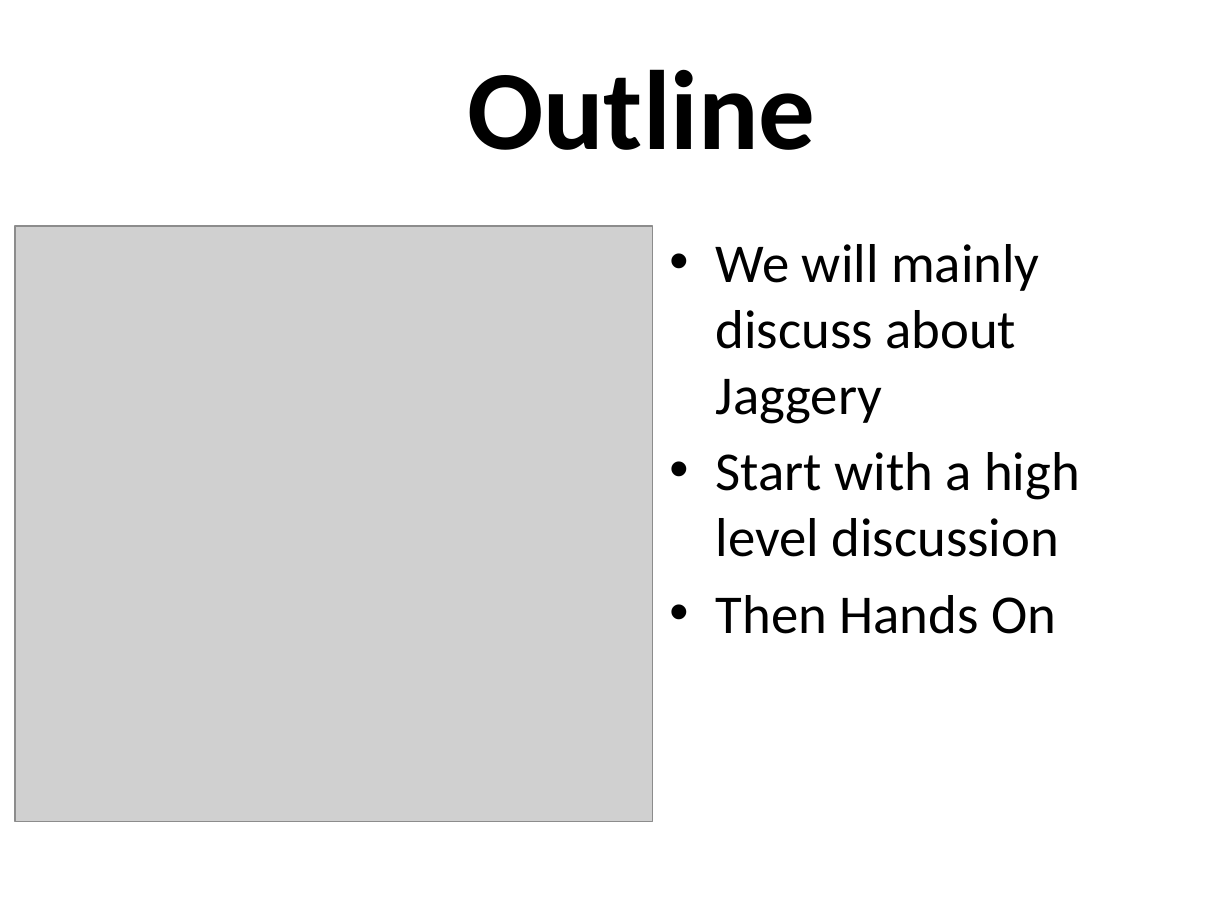
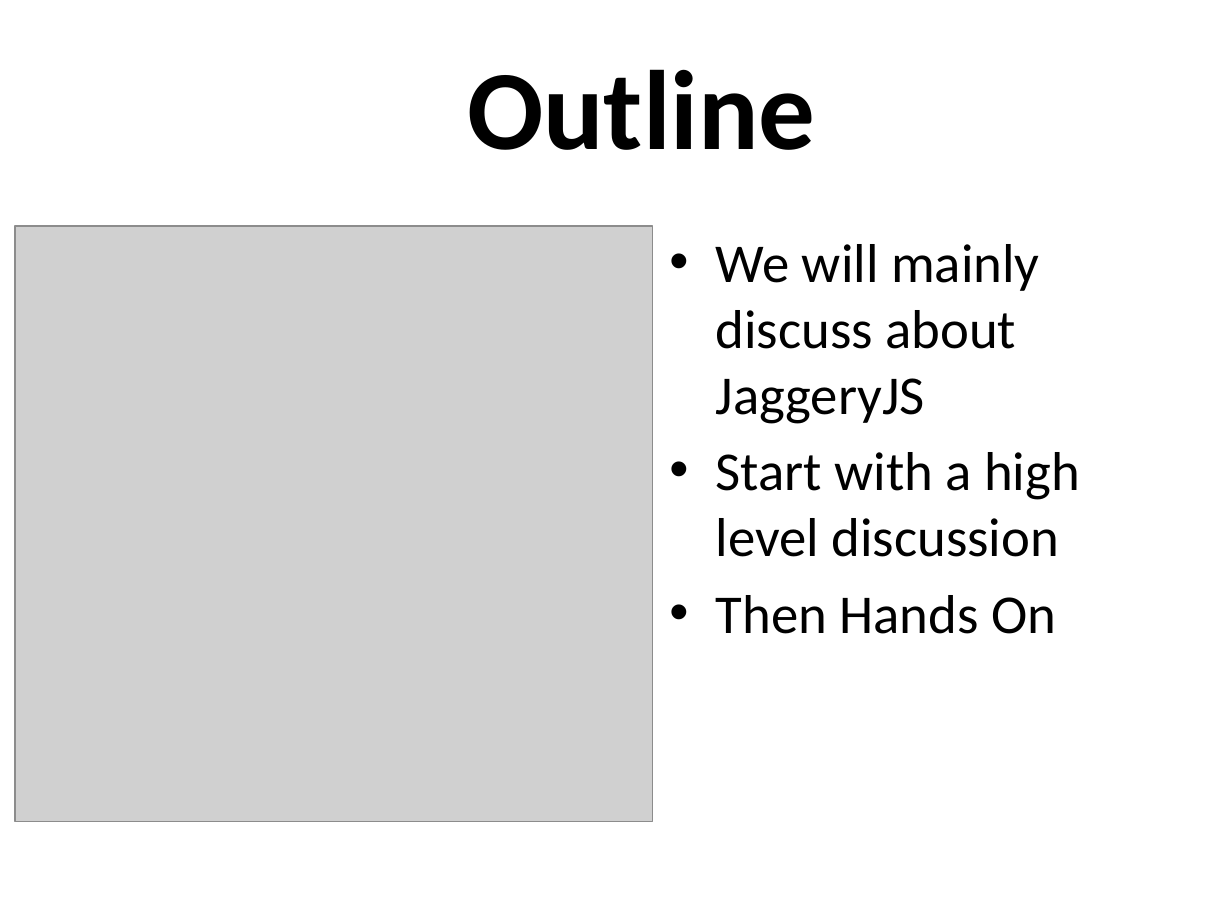
Before and after one commit to nuwanbando/coffee-shop, a slide deck: slide 2 of slides/WebAppDevelopmentWithJavaScript.pptx. Drawn at 1232x924 pixels with LibreOffice and Linux fonts; fonts in the diff are those of the drawing; grey boxes stand for pictures. Boxes give left, top, right and bottom in pixels: in the first picture for what was removed or moved away, otherwise in the second. Text is boxed around its words. In the diff, an @@ line names an element or a change of style, - is before the commit and + after.

```diff
--- a/slides/WebAppDevelopmentWithJavaScript.pptx
+++ b/slides/WebAppDevelopmentWithJavaScript.pptx
@@ text at (x1=716, y1=244, x2=1040, y2=424): text changed @@
-• We will mainly discuss about Jaggery
+• We will mainly discuss about JaggeryJS
```
Also in this commit, not shown: 8 other slides changed, 7 slides added, 8 slides removed, 1 other file.
